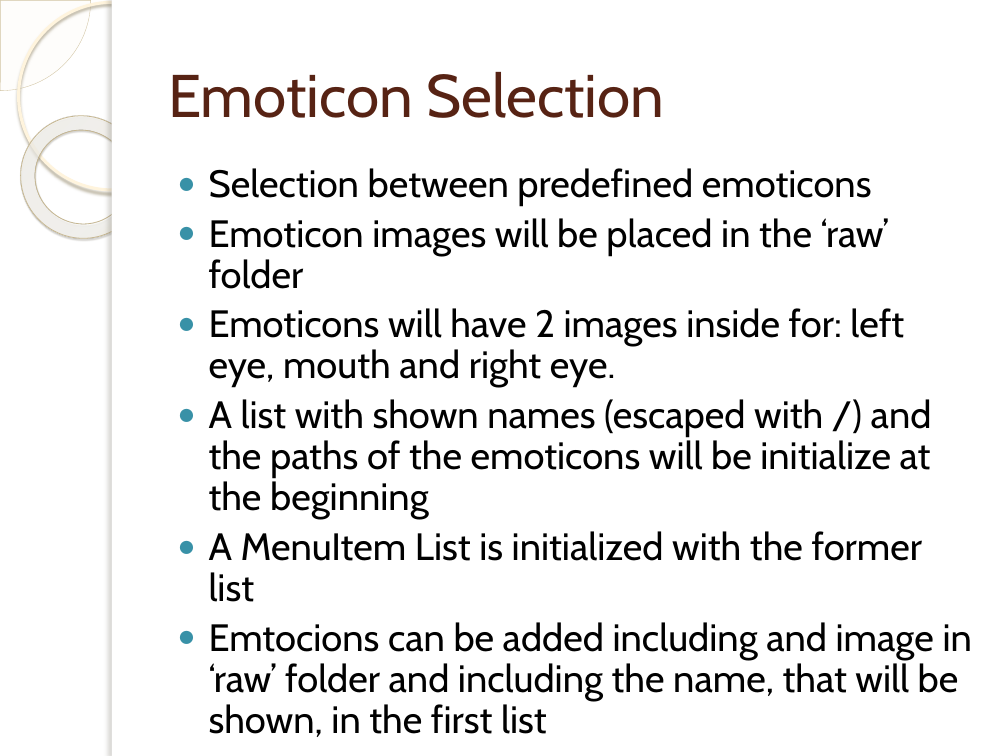
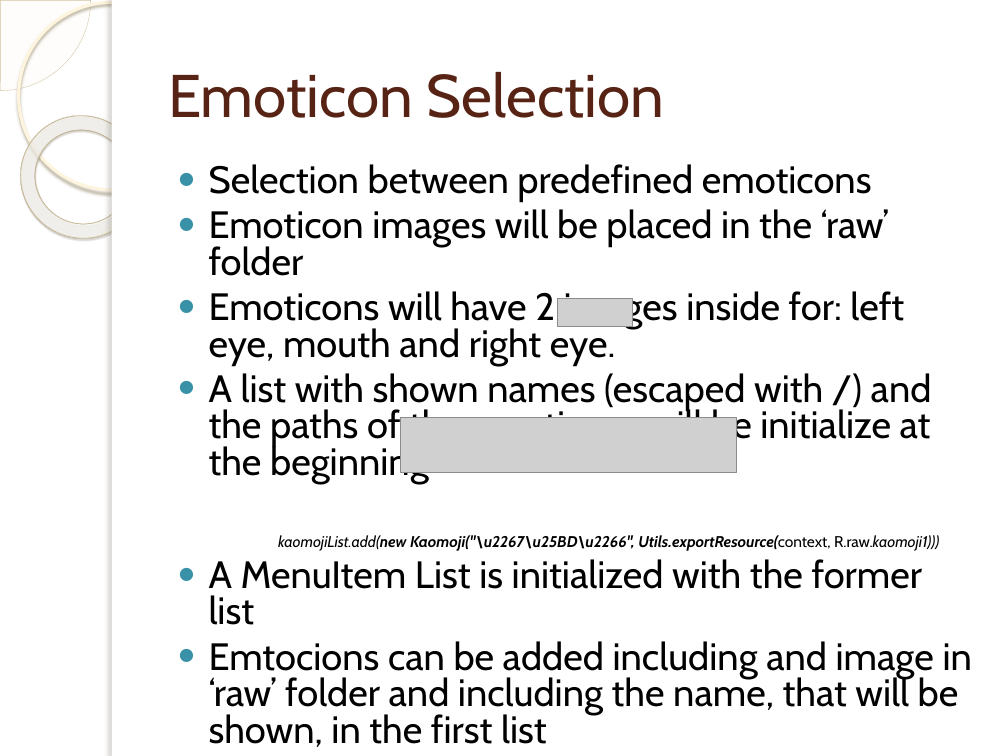
Before and after one commit to desperado1992/ivandroid, a slide deck: slide 5 of Presentacion/doc/EMOTICONIZER.pptx (slide 4 before the commit). Drawn at 1008x756 pixels with LibreOffice and Linux fonts; fonts in the diff are those of the drawing; grey boxes stand for pictures; background and template pictures are left out. Boxes give left, top, right and bottom in pixels: in the first picture for what was removed or moved away, otherwise in the second. Text is boxed around its words. In the diff, an @@ line names an element or a change of style, - is before the commit and + after.

```diff
--- a/Presentacion/doc/EMOTICONIZER.pptx
+++ b/Presentacion/doc/EMOTICONIZER.pptx
@@ text at (209,164,972,710): line spacing 0.9 to 0.8 @@
@@ picture added at (557,298,632,327) @@
@@ picture added at (401,417,737,472) @@
@@ text at (278,535,939,551): paragraph added @@
+kaomojiList.add(new Kaomoji("\u2267\u25BD\u2266", Utils.exportResource(context, R.raw.kaomoji1)))
```
Also in this commit, not shown: 4 other slides changed, 3 slides added, 1 slide removed, 4 other files.
